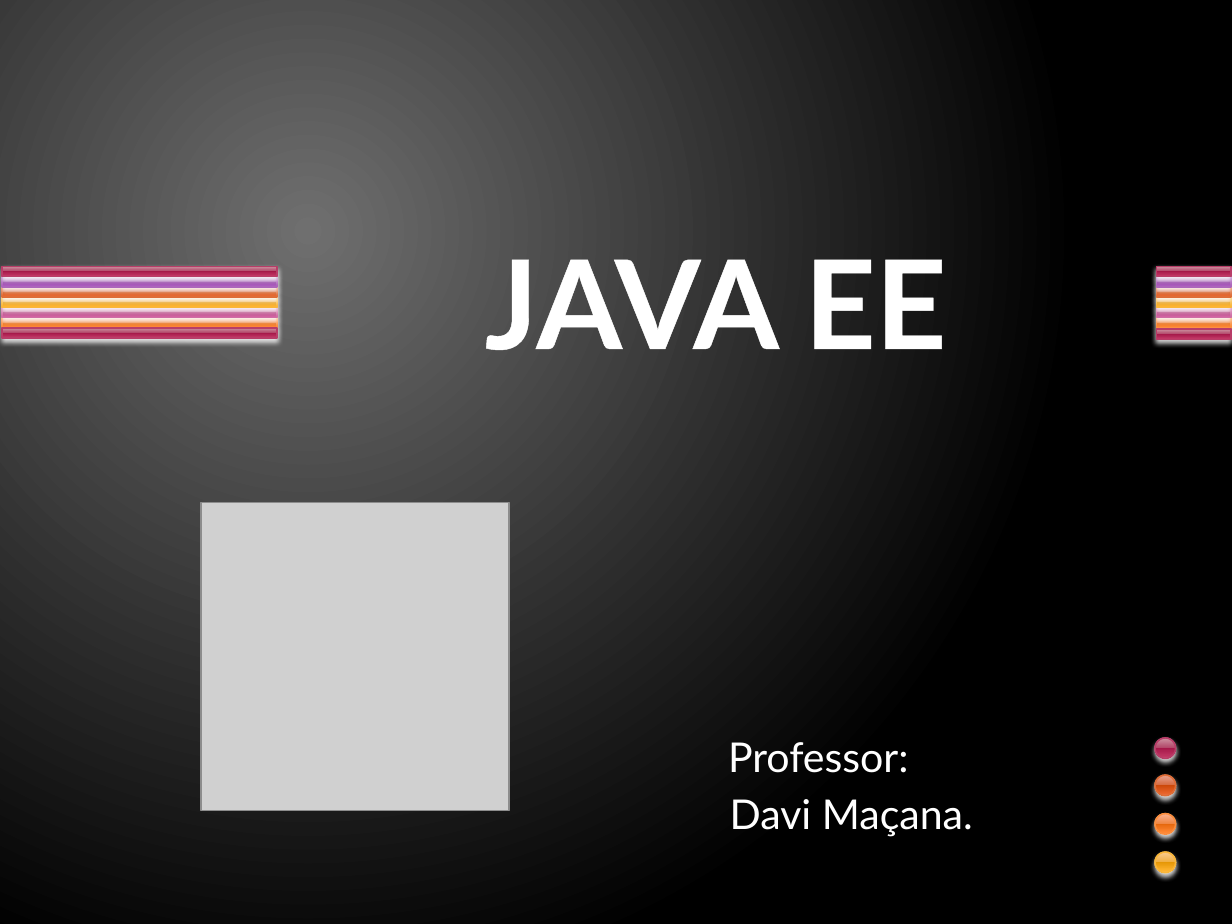
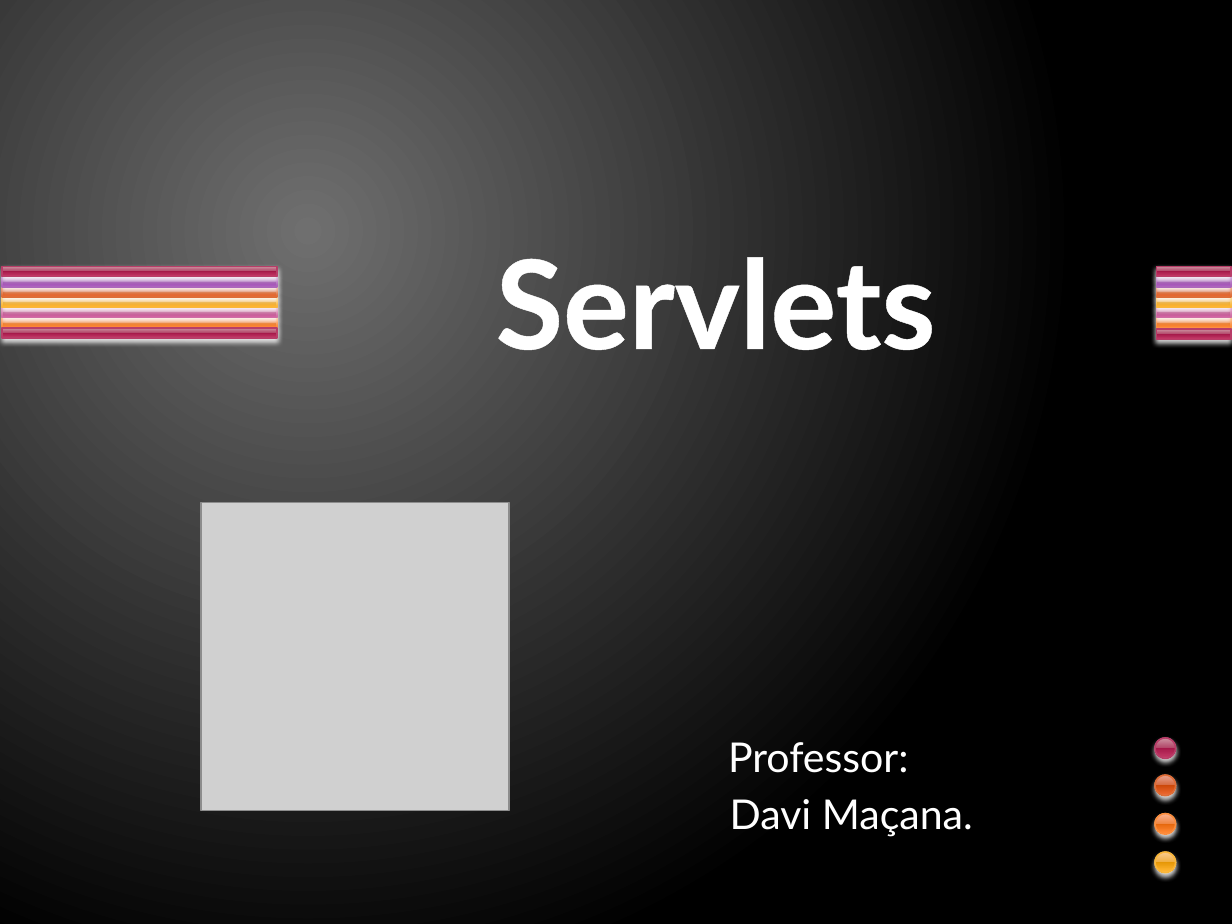
Before and after one commit to davirj9/javaAvancado, a slide deck: slide 1 of AulasAvancado/src/main/resources/br/com/Aula2/Servlets.pptx. Drawn at 1232x924 pixels with LibreOffice and Linux fonts; fonts in the diff are those of the drawing; grey boxes stand for pictures. Boxes give left, top, right and bottom in pixels: in the first picture for what was removed or moved away, otherwise in the second. Text is boxed around its words. In the diff, an @@ line names an element or a change of style, - is before the commit and + after.

```diff
--- a/AulasAvancado/src/main/resources/br/com/Aula2/Servlets.pptx
+++ b/AulasAvancado/src/main/resources/br/com/Aula2/Servlets.pptx
@@ title at <box>496,241,936,371</box>: text changed @@
-JAVA EE
+Servlets
```
Also in this commit, not shown: 2 other slides changed, 7 slides added, 8 slides removed, 2 other files.
